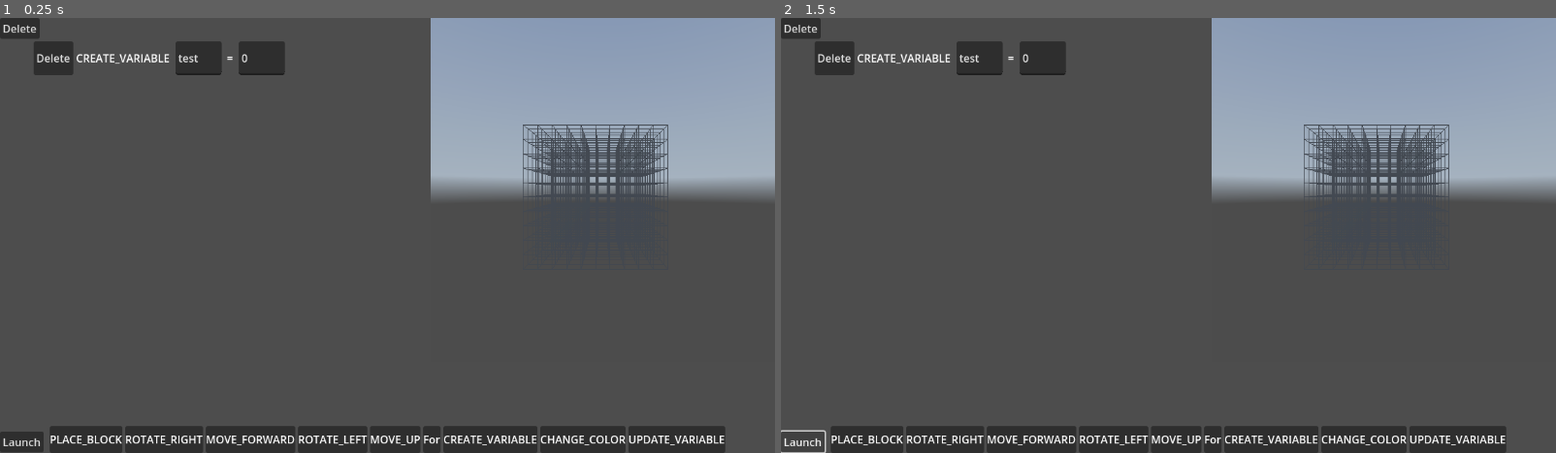
Above: before the commit, frames 1-2 (left to right).
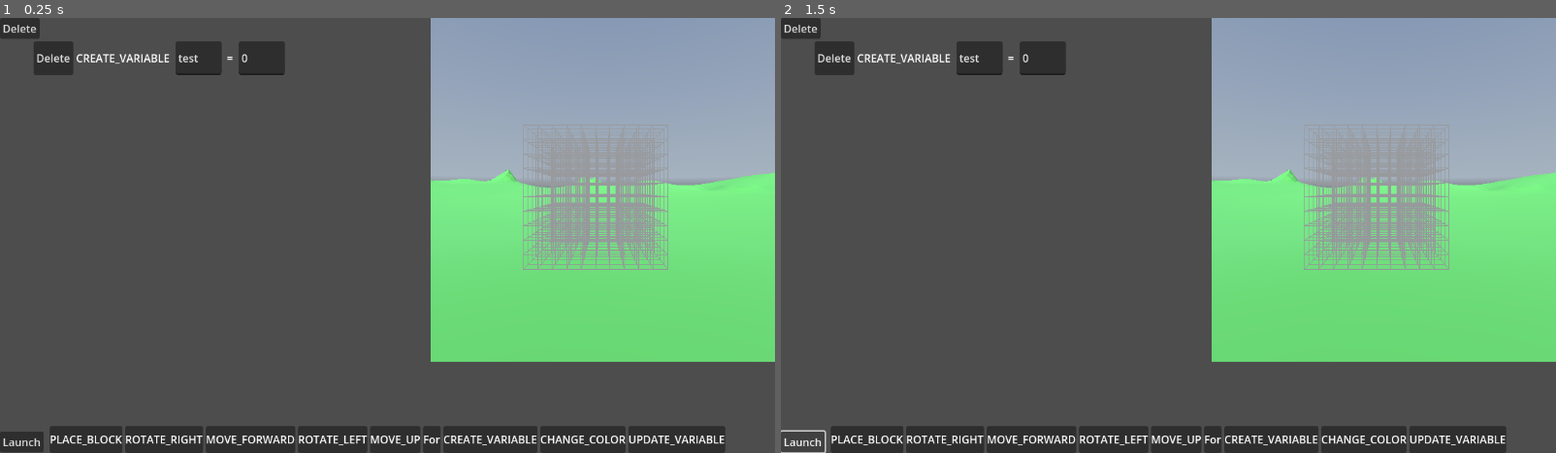
Above: after the commit, the same moments.

Repository: Crhonopost/Projet-jeu-serieux
Game: Godot game, scene res://scenes/level/current_level.tscn
Same seed, same stepped clock (60 frames per second), same inputs: the game is played once before the commit and once after it. This scene is started directly instead of the project's main scene. A sky picture missing from this copy of the repository is replaced by a grey-blue gradient.
Inputs:
- Up to frame 1 (0.25 s): no input
- Up to frame 2 (1.5 s): click "Launch" at 0.5 s; click "Launch" at 1.25 s

The runs differ from the first frame. In frame 1, 20% of the frame differs, in the area x 55-100%, y 24-80%; in frame 2, 20%.

Commit message:
Add initial basic terrain and ilumination

Diff:
--- a/ebucilper/scenes/grid/ViewScene.tscn
+++ b/ebucilper/scenes/grid/ViewScene.tscn
@@ -1,10 +1,11 @@
-[gd_scene load_steps=6 format=3 uid="uid://bbyxw6eym1jvg"]
+[gd_scene load_steps=7 format=3 uid="uid://bbyxw6eym1jvg"]
 
 [ext_resource type="Script" uid="uid://cfs4aurw5bldk" path="res://scenes/grid/gridViewer.gd" id="1_brle5"]
 [ext_resource type="Script" uid="uid://dekn4sp37cmhs" path="res://scenes/grid/visualization.gd" id="2_hg1qn"]
 [ext_resource type="PackedScene" uid="uid://cvwlrxhtb30qb" path="res://scenes/grid/cell.tscn" id="3_r77gd"]
 [ext_resource type="Script" path="res://scenes/grid/gridVisualization.gd" id="5_n33vv"]
 [ext_resource type="Script" uid="uid://cln2wnn2yo7k4" path="res://addons/orbit_camera/orbit_camera.gd" id="5_r77gd"]
+[ext_resource type="PackedScene" uid="uid://b4yvg7aldvrrs" path="res://Assets/Blender/Terrain.glb" id="6_n33vv"]
 
 [node name="Grid" type="Node3D"]
 script = ExtResource("1_brle5")
@@ -25,3 +26,11 @@
 
 [node name="gridVisualization" type="Node3D" parent="."]
 script = ExtResource("5_n33vv")
+
+[node name="Terrain" parent="." instance=ExtResource("6_n33vv")]
+transform = Transform3D(10, 0, 0, 0, 10, 0, 0, 0, 10, 0, 0, 0)
+
+[node name="DirectionalLight3D" type="DirectionalLight3D" parent="."]
+transform = Transform3D(1, 0, 0, 0, 0.8301777, 0.5574988, 0, -0.5574988, 0.8301777, 0, 0, 0)
+directional_shadow_split_1 = 0.07
+sky_mode = 1
Binary file added: ebucilper/Assets/Blender/Terrain.glb
Not shown, added: ebucilper/Assets/Blender/Terrain.glb.import
